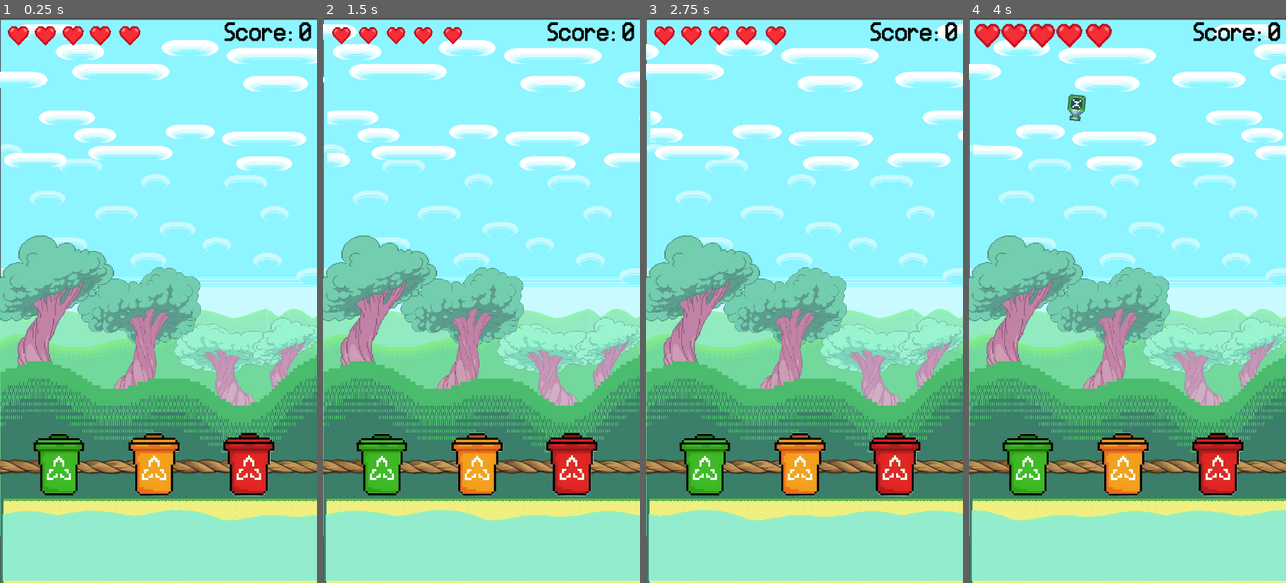
Above: before the commit, frames 1-4 (left to right).
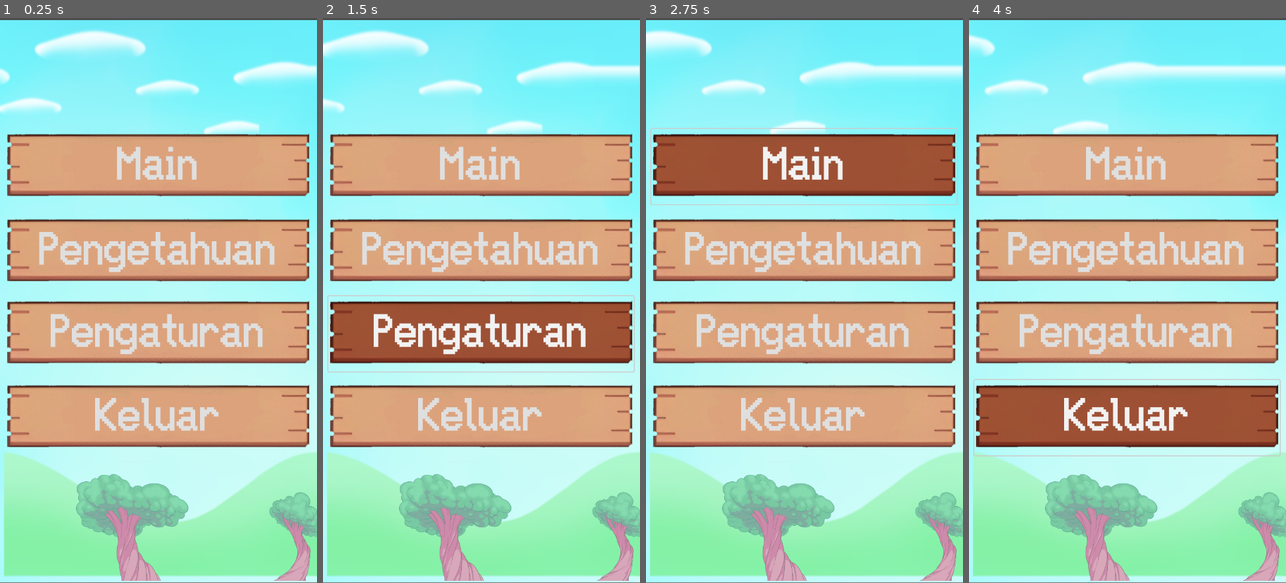
Above: after the commit, the same moments.

Repository: RaFYWStud/Project_GameDev
Game: Godot game, scene res://Scenes/MainMenu.tscn
Same seed, same stepped clock (60 frames per second), same inputs: the game is played once before the commit and once after it. Before the commit the project starts from res://Scenes/main.tscn.
Inputs (mouse positions are in pixels of both pictures, inside the frame that each line leads up to):
- Up to frame 1 (0.25 s): no input
- Up to frame 2 (1.5 s): click (481, 419) at 0.5 s, where only the run after the commit has a clickable "Keluar"; click (481, 334) at 1.25 s, where only the run after the commit has a clickable "Pengaturan"
- Up to frame 3 (2.75 s): click (804, 164) at 2 s, where only the run after the commit has a clickable "Main"
- Up to frame 4 (4 s): click (1127, 249) at 2.75 s, where only the run after the commit has a clickable "Pengetahuan"; click (1127, 419) at 3.5 s, where only the run after the commit has a clickable "Keluar"

The runs differ from the first frame. In frame 1, 87% of the frame differs, in the area x 0-100%, y 0-100%; in frame 2, 86%; in frame 3, 86%; in frame 4, 87%.

Commit message:
Membuat main menu

Diff:
--- a/Scenes/HeartBeat.gdshader
+++ b/Scenes/HeartBeat.gdshader
@@ -1,6 +1,6 @@
 shader_type canvas_item;
 
-uniform float pulse_speed : hint_range(0.5, 5.0) = 3.5;  // Kecepatan detak
+uniform float pulse_speed : hint_range(0.5, 5.0) = 3;  // Kecepatan detak
 uniform float scale_amount : hint_range(0.1, 1.0) = 0.1; // Seberapa besar skalanya
 
 void fragment() {
--- /dev/null
+++ b/Scenes/MainMenu.tscn
@@ -0,0 +1,122 @@
+[gd_scene load_steps=10 format=3 uid="uid://weflg4a6w6f3"]
+
+[ext_resource type="Script" path="res://Scenes/main_menu.gd" id="1_e7bh0"]
+[ext_resource type="Texture2D" uid="uid://bbby5iphddb8e" path="res://Assets/AssetsLittleRunmo/6_Backgrounds/Main_Menu_1.png" id="1_q5gku"]
+[ext_resource type="Texture2D" uid="uid://dy1mj3ody2u3n" path="res://Assets/AssetsLittleRunmo/6_Backgrounds/Main_Menu_4.png" id="2_dfbfs"]
+[ext_resource type="FontFile" uid="uid://c6iy4fydtc4b0" path="res://Assets/ManualAsset/Fonts/easvhs.ttf" id="2_xebin"]
+[ext_resource type="Texture2D" uid="uid://ctxtxtc1in3fx" path="res://Assets/AssetsLittleRunmo/6_Backgrounds/Main_Menu_2.png" id="3_d14fj"]
+[ext_resource type="Texture2D" uid="uid://bp0d5r7lbigjj" path="res://Assets/ManualAsset/Buttons/ButtonsBackground.png" id="3_kflbt"]
+[ext_resource type="Shader" path="res://Script/CloudScroll.gdshader" id="3_rhyjg"]
+[ext_resource type="Texture2D" uid="uid://bxbft5fwptrc" path="res://Assets/AssetsLittleRunmo/6_Backgrounds/Main_Menu_7.png" id="4_cluh3"]
+
+[sub_resource type="ShaderMaterial" id="ShaderMaterial_bemhw"]
+shader = ExtResource("3_rhyjg")
+
+[node name="MainMenu" type="Control"]
+layout_mode = 3
+anchors_preset = 15
+anchor_right = 1.0
+anchor_bottom = 1.0
+grow_horizontal = 2
+grow_vertical = 2
+script = ExtResource("1_e7bh0")
+
+[node name="Exit" type="Button" parent="."]
+z_index = 1
+layout_mode = 0
+offset_left = 12.0
+offset_top = 820.0
+offset_right = 706.0
+offset_bottom = 991.0
+theme_override_colors/font_pressed_color = Color(0, 0, 0, 1)
+theme_override_colors/font_outline_color = Color(0, 0, 0, 1)
+theme_override_colors/icon_hover_color = Color(0.716579, 0.496472, 0.417389, 1)
+theme_override_fonts/font = ExtResource("2_xebin")
+theme_override_font_sizes/font_size = 90
+action_mode = 0
+button_mask = 0
+text = "Keluar"
+icon = ExtResource("3_kflbt")
+flat = true
+icon_alignment = 1
+expand_icon = true
+
+[node name="Setting" type="Button" parent="."]
+z_index = 1
+layout_mode = 0
+offset_left = 12.0
+offset_top = 630.0
+offset_right = 706.0
+offset_bottom = 801.0
+theme_override_colors/font_outline_color = Color(0, 0, 0, 1)
+theme_override_colors/icon_hover_color = Color(0.716579, 0.496472, 0.417389, 1)
+theme_override_fonts/font = ExtResource("2_xebin")
+theme_override_font_sizes/font_size = 90
+action_mode = 0
+button_mask = 0
+text = "Pengaturan"
+icon = ExtResource("3_kflbt")
+flat = true
+icon_alignment = 1
+expand_icon = true
+
+[node name="Background" type="Sprite2D" parent="."]
+position = Vector2(358, 642)
+scale = Vector2(0.196554, 0.884722)
+texture = ExtResource("1_q5gku")
+metadata/_edit_lock_ = true
+
+[node name="Mountain" type="Sprite2D" parent="Background"]
+position = Vector2(40.7012, 391.083)
+scale = Vector2(0.978082, 0.472527)
+texture = ExtResource("2_dfbfs")
+
+[node name="Cloud" type="Sprite2D" parent="Background"]
+material = SubResource("ShaderMaterial_bemhw")
+position = Vector2(-10.1755, -415.95)
+scale = Vector2(0.99452, 0.422292)
+texture = ExtResource("3_d14fj")
+
+[node name="Tree" type="Sprite2D" parent="Background"]
+position = Vector2(366.312, 562.888)
+scale = Vector2(0.890411, 0.211931)
+texture = ExtResource("4_cluh3")
+
+[node name="Play" type="Button" parent="."]
+z_index = 1
+layout_mode = 0
+offset_left = 12.0
+offset_top = 251.0
+offset_right = 706.0
+offset_bottom = 422.0
+theme_override_colors/font_pressed_color = Color(0, 0, 0, 1)
+theme_override_colors/font_outline_color = Color(0, 0, 0, 1)
+theme_override_colors/icon_hover_color = Color(0.716579, 0.496472, 0.417389, 1)
+theme_override_fonts/font = ExtResource("2_xebin")
+theme_override_font_sizes/font_size = 90
+action_mode = 0
+button_mask = 0
+text = "Main"
+icon = ExtResource("3_kflbt")
+flat = true
+icon_alignment = 1
+expand_icon = true
+
+[node name="Knowledge" type="Button" parent="."]
+z_index = 1
+layout_mode = 0
+offset_left = 12.0
+offset_top = 444.0
+offset_right = 706.0
+offset_bottom = 615.0
+theme_override_colors/font_outline_color = Color(0, 0, 0, 1)
+theme_override_colors/icon_hover_color = Color(0.716579, 0.496472, 0.417389, 1)
+theme_override_fonts/font = ExtResource("2_xebin")
+theme_override_font_sizes/font_size = 90
+action_mode = 0
+button_mask = 0
+text = "Pengetahuan"
+icon = ExtResource("3_kflbt")
+flat = true
+icon_alignment = 1
+expand_icon = true
--- a/Scenes/main.tscn
+++ b/Scenes/main.tscn
@@ -265,6 +265,7 @@
 [node name="Camera2D" type="Camera2D" parent="."]
 
 [node name="ScoreLabel" type="Label" parent="."]
+z_index = 10
 offset_left = 147.0
 offset_top = -656.0
 offset_right = 352.0
@@ -277,6 +278,7 @@
 vertical_alignment = 1
 
 [node name="Lives" type="Node2D" parent="."]
+z_index = 10
 material = SubResource("ShaderMaterial_lb75x")
 scale = Vector2(0.2, 0.2)
 
@@ -284,26 +286,31 @@
 use_parent_material = true
 position = Vector2(-1590, -3000)
 texture = ExtResource("25_sa8td")
+metadata/_edit_lock_ = true
 
 [node name="Lives2" type="Sprite2D" parent="Lives"]
 use_parent_material = true
 position = Vector2(-1285, -3000)
 texture = ExtResource("25_sa8td")
+metadata/_edit_lock_ = true
 
 [node name="Lives3" type="Sprite2D" parent="Lives"]
 use_parent_material = true
 position = Vector2(-970, -3000)
 texture = ExtResource("25_sa8td")
+metadata/_edit_lock_ = true
 
 [node name="Lives4" type="Sprite2D" parent="Lives"]
 use_parent_material = true
 position = Vector2(-660, -3000)
 texture = ExtResource("25_sa8td")
+metadata/_edit_lock_ = true
 
 [node name="Lives5" type="Sprite2D" parent="Lives"]
 use_parent_material = true
 position = Vector2(-325, -3000)
 texture = ExtResource("25_sa8td")
+metadata/_edit_lock_ = true
 
 [connection signal="area_entered" from="WaterArea" to="." method="_on_water_area_entered"]
 [connection signal="area_entered" from="TrashBinGroup/OrganicBin" to="." method="_on_organic_bin_area_entered"]
--- /dev/null
+++ b/Scenes/main_menu.gd
@@ -0,0 +1,24 @@
+extends Control
+
+func _ready():
+	# Menghubungkan tombol dengan fungsinya
+	$Play.connect("pressed", Callable(self, "_on_play_button_pressed"))
+	$Knowledge.connect("pressed", Callable(self, "_on_knowledge_button_pressed"))
+	$Setting.connect("pressed", Callable(self, "_on_setting_button_pressed"))
+	$Exit.connect("pressed", Callable(self, "_on_exit_button_pressed"))
+
+func _on_play_button_pressed():
+	print("Play button clicked")
+	get_tree().change_scene("res://Scenes/Game.tscn")  # Ganti dengan scene game Anda
+
+func _on_knowledge_button_pressed():
+	print("Knowledge button clicked")
+	get_tree().change_scene("res://Scenes/Knowledge.tscn")  # Ganti dengan scene knowledge Anda
+
+func _on_setting_button_pressed():
+	print("Setting button clicked")
+	get_tree().change_scene("res://Scenes/Setting.tscn")  # Ganti dengan scene setting Anda
+
+func _on_exit_button_pressed():
+	print("Exit button clicked")
+	get_tree().quit()
--- a/project.godot
+++ b/project.godot
@@ -11,7 +11,7 @@
 [application]
 
 config/name="Project_GameDev_KelasF_Kelompok3"
-run/main_scene="res://Scenes/main.tscn"
+run/main_scene="res://Scenes/MainMenu.tscn"
 config/features=PackedStringArray("4.3", "Mobile")
 config/icon="res://icon.svg"
 
Binary file added: Assets/ManualAsset/Buttons/ButtonsBackground.png
Not shown, added: Assets/ManualAsset/Buttons/ButtonsBackground.png.import
